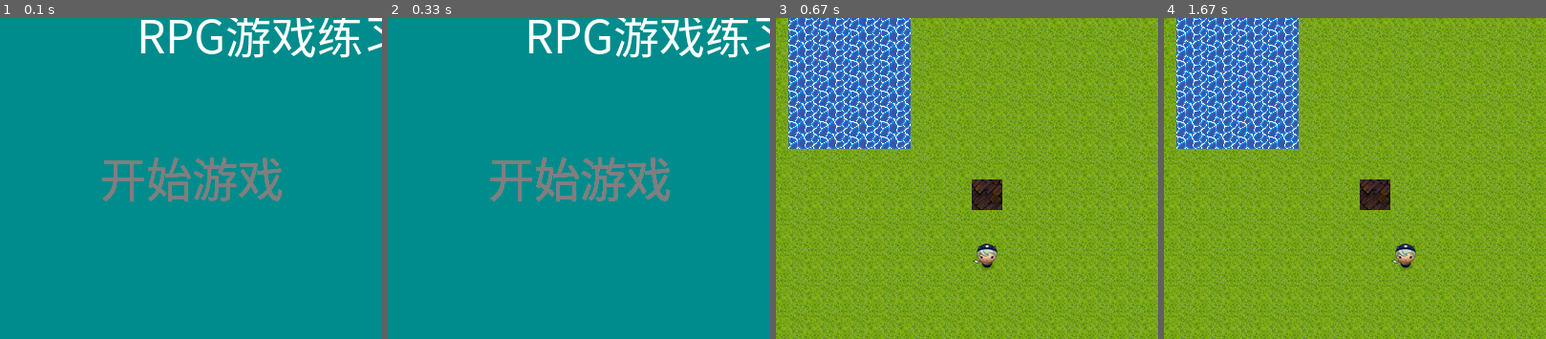
Above: before the commit, frames 1-4 (left to right).
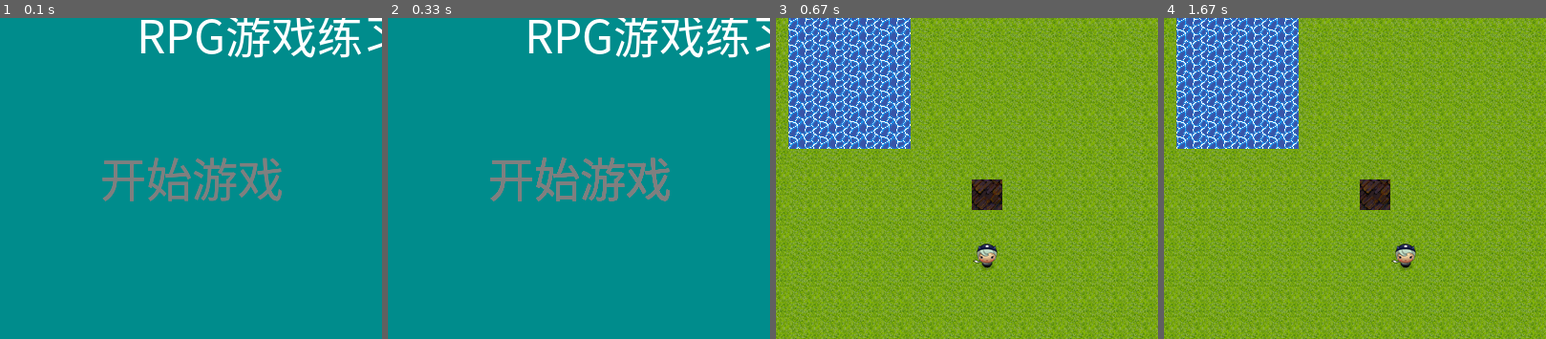
Above: after the commit, the same moments.

Repository: seancheng33/PygameProject
Game: pygame game, started from RPGGame/main.py
Same seed, same stepped clock (60 frames per second), same inputs: the game is played once before the commit and once after it.
Inputs (mouse positions are % of the whole screen's width and height, from its top left):
- Up to frame 1 (0.1 s): no input
- Up to frame 2 (0.33 s): no input
- Up to frame 3 (0.67 s): press the mouse at (40, 42) at 0.37 s; move the mouse to (43, 33) at 0.47 s; release the mouse at (46, 23) at 0.6 s
- Up to frame 4 (1.67 s): tap S at 0.67 s; hold A 1-1.47 s; hold Right 1-1.47 s; tap W at 1.5 s
The pictures show only the part of the screen within x 14-64%, y 18-68%; the shares and areas given below are measured in that part.

The runs differ from the first frame. In frame 1, 0.3% of the frame differs, in the area x 26-74%, y 43-58%; in frame 2, 0.1%; in frame 3, nothing differs; in frame 4, nothing differs.

Commit message:
角色的移动时，障碍物判断功能完成

Diff:
--- a/RPGGame/GlobalSetting.py
+++ b/RPGGame/GlobalSetting.py
@@ -36,7 +36,7 @@
                             's': self.IMAGESDICT['sand'],
                             '*': self.IMAGESDICT['stone'],
                             'w': self.IMAGESDICT['water']}
-        self.DESC = {'UP': 1, 'RIGHT': 2, 'DOWN': 3, 'LEFT': 4}
+        self.DESC = {'UP': (0, -1), 'RIGHT': (1, 0), 'DOWN': (0, 1), 'LEFT': (-1, 0)}
 
         pygame.init()
         self.font_path = 'c:\\Windows\\Fonts\\SimHei.ttf'
--- a/RPGGame/main.py
+++ b/RPGGame/main.py
@@ -9,7 +9,7 @@
 
 from RPGGame import DrawMap, mapdata
 from RPGGame.GlobalSetting import GlobalSetting
-from RPGGame.sysfunction import close_program, start_screen
+from RPGGame.sysfunction import close_program, start_screen, can_move
 
 setting = GlobalSetting()
 
@@ -37,16 +37,20 @@
                 # 控制角色的移动
                 if event.key == K_LEFT or event.key == K_a:
                     if x > 0:
-                        gameStateObj['player'] = (x - 1, y)
+                        gameStateObj['player'] = can_move(mapObj, x, y, setting.DESC['LEFT'])
+                        # gameStateObj['player'] = (x - 1, y)
                 elif event.key == K_RIGHT or event.key == K_d:
                     if x < len(mapObj[0])-1:
-                        gameStateObj['player'] = (x + 1, y)
+                        gameStateObj['player'] = can_move(mapObj, x, y, setting.DESC['RIGHT'])
+                        # gameStateObj['player'] = (x + 1, y)
                 elif event.key == K_UP or event.key == K_w:
                     if y > 0:
-                        gameStateObj['player'] = (x, y - 1)
+                        gameStateObj['player'] = can_move(mapObj, x, y, setting.DESC['UP'])
+                        # gameStateObj['player'] = (x, y - 1)
                 elif event.key == K_DOWN or event.key == K_s:
                     if y < len(mapObj)-1:
-                        gameStateObj['player'] = (x, y + 1)
+                        gameStateObj['player'] = can_move(mapObj, x, y, setting.DESC['DOWN'])
+                        # gameStateObj['player'] = (x, y + 1)
 
 
                 elif event.key == K_ESCAPE:
@@ -87,7 +91,7 @@
             result = run_map(mapList, gameStateObj)
 
         pygame.display.update()
-        setting.FPSCLOCK.tick()
+        setting.FPSCLOCK.tick(120)
 
 
 if __name__ == '__main__':
--- a/RPGGame/sysfunction.py
+++ b/RPGGame/sysfunction.py
@@ -55,7 +55,14 @@
 
 
         pygame.display.update()
-        setting.FPSCLOCK.tick()
+        setting.FPSCLOCK.tick(30)
 
-def can_move():
-    pass
+def can_move(mapObj, x, y, desc):
+    moveX, moveY = desc
+    newX, newY = x + moveX, y + moveY
+    # 判断需要移动的位置是否是可以移动的类型，如果是，角色就移动到该位置，如果不是，角色就返回原来的坐标，不移动。
+    # 随着地图的完善，这个元组，可能要定义为一个变量。
+    if mapObj[newY][newX] in ('g', 'w'):
+        return newX, newY
+    else:
+        return x, y
Not shown, changed: RPGGame/readme.md
